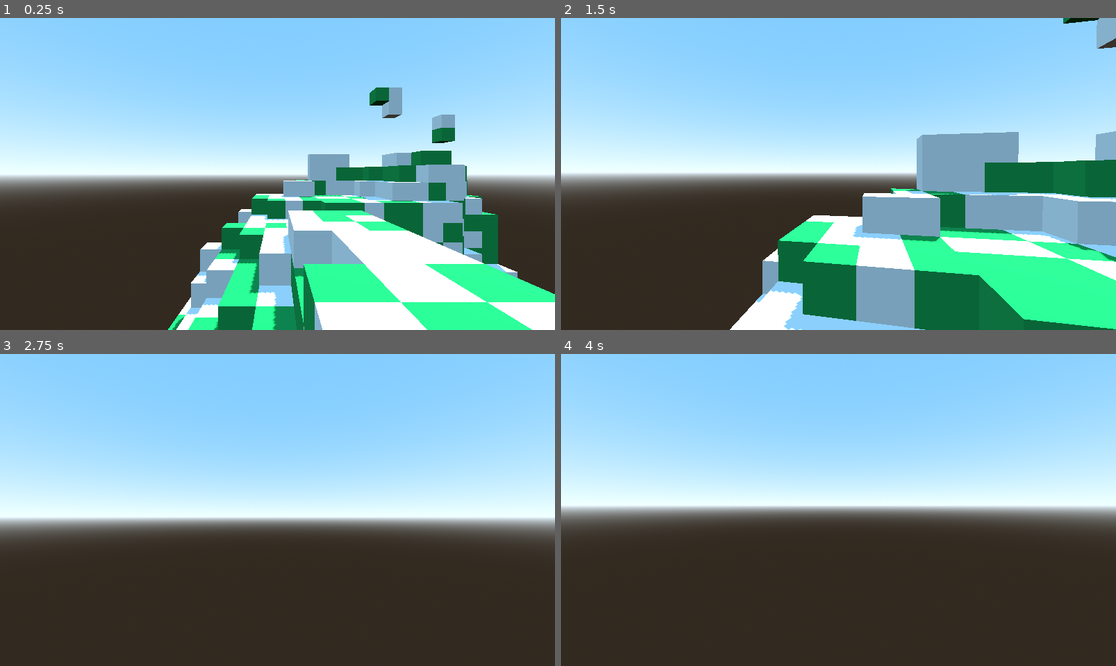
Above: before the commit, frames 1-4 (two rows, left to right).
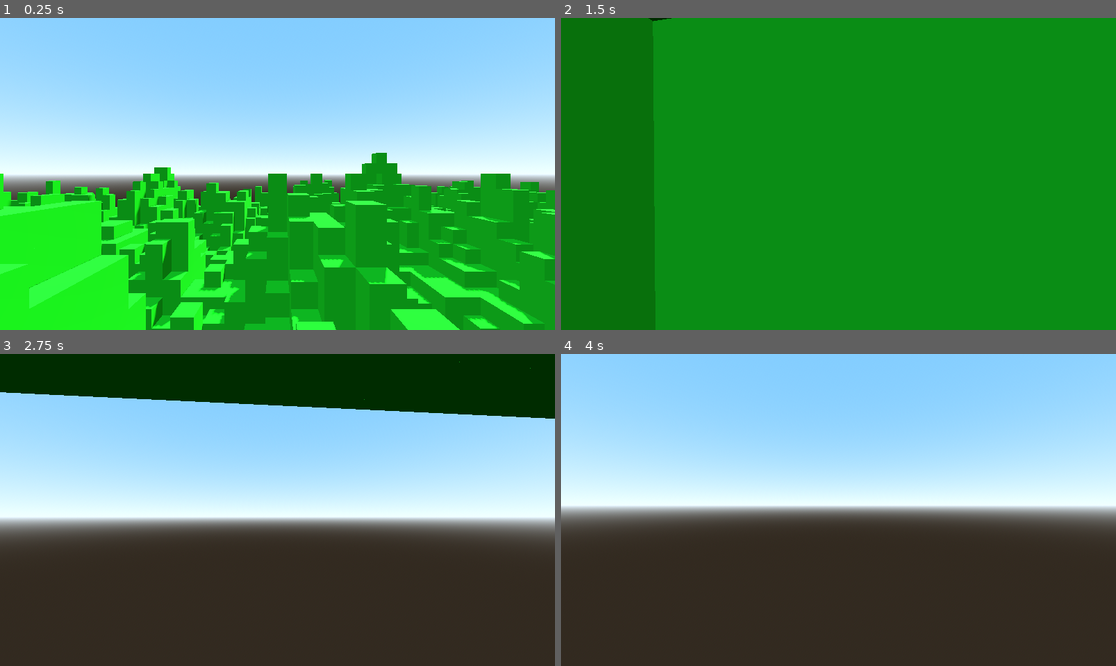
Above: after the commit, the same moments.

Repository: CvRain/voxel_playground
Game: Godot game, scene res://level/main/main.tscn
Two runs of this game, one before a commit and one after it. Both use one fixed random seed, a clock stepped at 60 frames per second and the inputs below.
Inputs (mouse positions are in pixels of both pictures, inside the frame that each line leads up to):
- Up to frame 1 (0.25 s): no input
- Up to frame 2 (1.5 s): tap Enter at 0.5 s; move the mouse to (866, 174) at 0.52 s; hold Shift (crouch) 0.53-1.28 s; hold W (move_forward) from 0.53 s (still down); click (866, 174) at 0.67 s; tap Space (jump) at 0.77 s; move the mouse to (810, 174) at 1.27 s; tap F (fly_toggle) at 1.35 s
- Up to frame 3 (2.75 s): keep holding W (move_forward); tap Space (jump) at 1.52 s; move the mouse to (288, 503) at 2.02 s; hold Shift (crouch) from 2.03 s (still down)
- Up to frame 4 (4 s): keep holding W (move_forward); move the mouse to (832, 516) at 2.77 s; release Shift (crouch) at 2.78 s; tap F (fly_toggle) at 2.85 s; click (832, 516) at 2.92 s; tap Space (jump) at 3.02, 3.5, 3.77 s; move the mouse to (877, 513) at 3.52 s; hold Shift (crouch) from 3.53 s (still down)

The runs differ from the first frame. In frame 1, 50% of the frame differs, in the area x 0-100%, y 22-100%; in frame 2, 100%, in the area x 0-100%, y 0-100%; in frame 3, 17%; in frame 4, nothing differs.

Commit message:
尝试使用MultiMeshInstance创建地形

Diff:
--- a/level/main/main.tscn
+++ b/level/main/main.tscn
@@ -20,10 +20,22 @@
 
 [sub_resource type="StandardMaterial3D" id="StandardMaterial3D_llmml"]
 
+[sub_resource type="StandardMaterial3D" id="StandardMaterial3D_gd1w1"]
+albedo_color = Color(0.044000063, 0.88, 0, 1)
+
+[sub_resource type="BoxMesh" id="BoxMesh_iuh81"]
+material = SubResource("StandardMaterial3D_gd1w1")
+
+[sub_resource type="MultiMesh" id="MultiMesh_sjq64"]
+transform_format = 1
+mesh = SubResource("BoxMesh_iuh81")
+
 [node name="Main" type="Node3D" unique_id=222031110]
 script = ExtResource("1_llmml")
-world_size = Vector3i(32, 32, 32)
-cut_off = 0.3999999999999999
+world_size = Vector3i(64, 64, 64)
+terrain_density = 0.35
+noise_frequency = 0.119
+noise_seed = 114514
 player_scene = ExtResource("1_4mqva")
 
 [node name="WorldEnvironment" type="WorldEnvironment" parent="." unique_id=917657716]
@@ -40,3 +52,6 @@
 [node name="WhiteCube" type="CSGBox3D" parent="." unique_id=512993438]
 use_collision = true
 material = SubResource("StandardMaterial3D_llmml")
+
+[node name="MultiMeshInstance3D" type="MultiMeshInstance3D" parent="." unique_id=1329243830]
+multimesh = SubResource("MultiMesh_sjq64")
--- a/level/main/scripts/main.gd
+++ b/level/main/scripts/main.gd
@@ -1,19 +1,23 @@
 extends Node3D
 
 @export var world_size: Vector3i = Vector3i(16, 16, 16)
-@export_range(-1, 1) var cut_off: float = 0.5
+@export_range(0.0, 1.0) var terrain_density: float = 0.65
+@export_range(0.001, 1.0, 0.001) var noise_frequency: float = 0.08
+@export var noise_seed: int = 1337
 @export var player_scene: PackedScene
 
-@onready var grass_cube: CSGBox3D = $GreenCube
-@onready var white_cube: CSGBox3D = $WhiteCube
+@onready var mulit_mesh_instace: MultiMeshInstance3D = $MultiMeshInstance3D
 
 # 存储所有生成的方块位置
 var generated_blocks: Array[Vector3i] = []
+var generated_block_lookup: Dictionary = {}
 
-func set_block(cube: CSGBox3D, position: Vector3i) -> void:
-	cube.position = Vector3(position)
-	add_child(cube)
-	generated_blocks.append(position)
+func add_block(block_position: Vector3i) -> void:
+	if generated_block_lookup.has(block_position):
+		return
+
+	generated_blocks.append(block_position)
+	generated_block_lookup[block_position] = true
 
 # 使用广度优先搜索找到距离目标位置最近的方块
 func find_nearest_block(start_pos: Vector3i) -> Vector3i:
@@ -39,7 +43,7 @@
 		var current: Vector3i = queue.pop_front()
 
 		# 如果当前位置有方块，返回这个位置（玩家将站在这个方块上方）
-		if generated_blocks.has(current):
+		if generated_block_lookup.has(current):
 			return current
 
 		# 检查所有邻居
@@ -54,29 +58,42 @@
 	# 如果没找到，返回原位置
 	return start_pos
 
+func generate_terrain() -> void:
+	generated_blocks.clear()
+	generated_block_lookup.clear()
+
+	var noise := FastNoiseLite.new()
+	noise.seed = noise_seed
+	noise.frequency = noise_frequency
+
+	var max_height: int = maxi(1, world_size.y - 1)
+	var filled_height: float = clampf(terrain_density, 0.0, 1.0) * float(max_height)
+
+	for x in range(world_size.x):
+		for z in range(world_size.z):
+			var noise_sample: float = (noise.get_noise_2d(x, z) + 1.0) * 0.5
+			var column_height: int = clampi(int(round(noise_sample * filled_height)), 0, max_height)
+
+			for y in range(column_height + 1):
+				add_block(Vector3i(x, y, z))
+
+func rebuild_multimesh() -> void:
+	var multimesh: MultiMesh = mulit_mesh_instace.multimesh
+	multimesh.instance_count = generated_blocks.size()
+
+	for i in range(multimesh.instance_count):
+		multimesh.set_instance_transform(i, Transform3D(Basis(), Vector3(generated_blocks[i])))
+
 func _ready() -> void:
 	Input.mouse_mode = Input.MOUSE_MODE_CAPTURED
-
-	var random_generator = FastNoiseLite.new()
-
-	var random_number_generater = RandomNumberGenerator.new()
-	random_number_generater.randomize()
-
-	for x in range(world_size.x):
-		for y in range(world_size.y):
-			for z in range(world_size.z):
-				var random_value = random_generator.get_noise_3d(x, y, z)
-				var random_number = random_number_generater.randf()
-
-				if random_value > cut_off && random_number > 0.5:
-					set_block(grass_cube.duplicate() as CSGBox3D, Vector3i(x, y, z))
-
-				elif random_value > cut_off && random_number <= 0.5:
-					set_block(white_cube.duplicate() as CSGBox3D, Vector3i(x, y, z))
+	generate_terrain()
+	rebuild_multimesh()
 
 	# 生成地形完毕后，将玩家放置在世界中心上方
 	# 使用广度优先搜索找到玩家脚底最近的方块位置
-	var player_spawn_pos: Vector3i = Vector3i(world_size.x / 2, world_size.y, world_size.z / 2)
+	var center_x: int = floori(float(world_size.x) * 0.5)
+	var center_z: int = floori(float(world_size.z) * 0.5)
+	var player_spawn_pos: Vector3i = Vector3i(center_x, world_size.y - 1, center_z)
 	var nearest_block: Vector3i = find_nearest_block(player_spawn_pos)
 
 	# 将玩家放置在最近的方块上方
--- a/level/player/player_controller.tscn
+++ b/level/player/player_controller.tscn
@@ -8,6 +8,7 @@
 
 [node name="PlayerController" type="CharacterBody3D" unique_id=1354657605]
 script = ExtResource("1_tdf8b")
+flying = true
 
 [node name="MeshInstance3D" type="MeshInstance3D" parent="." unique_id=970006767]
 mesh = SubResource("CapsuleMesh_nnrqh")
--- a/level/player/scripts/player_controller.gd
+++ b/level/player/scripts/player_controller.gd
@@ -12,7 +12,7 @@
 @onready var eye_camera: Camera3D = $Head/EyeCamera
 
 # 飞行模式状态
-var flying: bool = false
+@export var flying: bool = false
 
 func _ready() -> void:
 	# 锁定并隐藏鼠标
